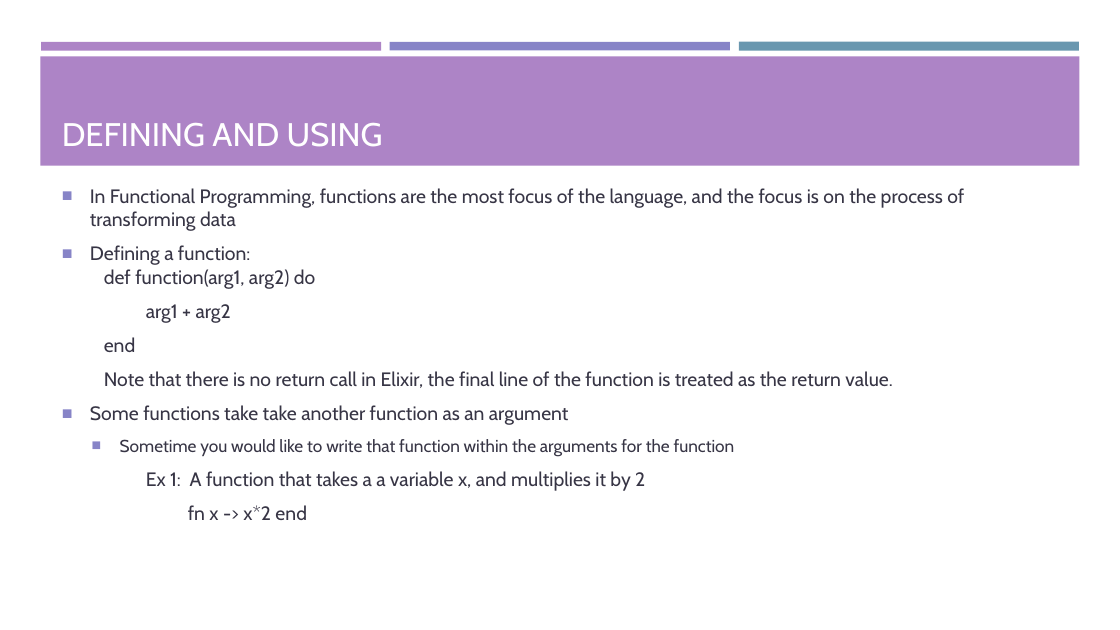
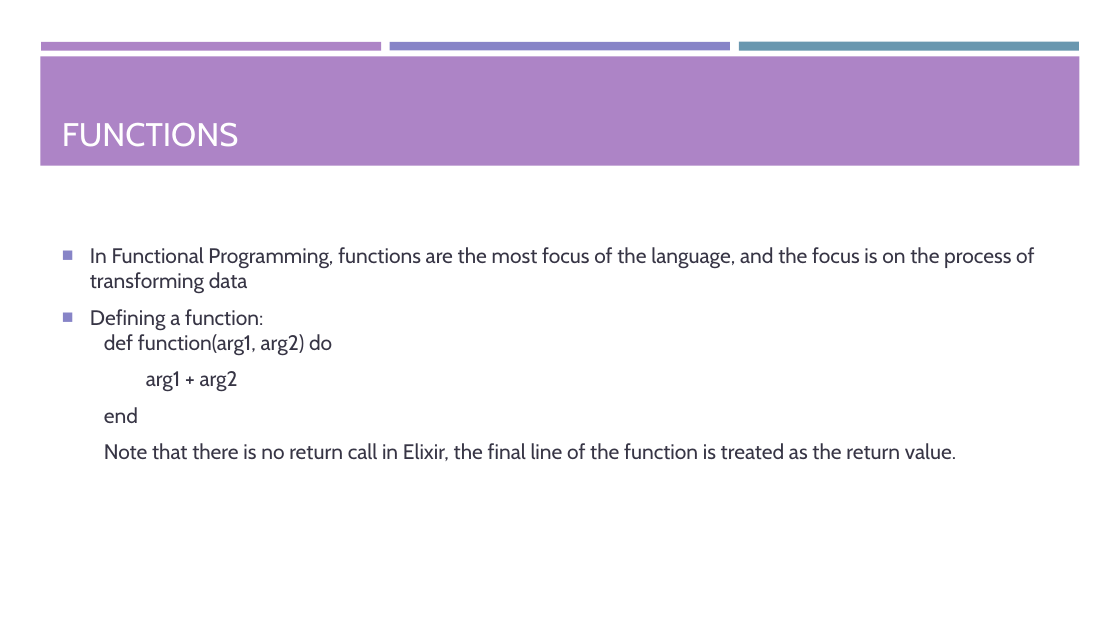
Before and after one commit to Tyl13/CS1645-Project, a slide deck: slide 5 of Presentation.pptx. Drawn at 1120x630 pixels with LibreOffice and Linux fonts; fonts in the diff are those of the drawing. Boxes give left, top, right and bottom in pixels: in the first picture for what was removed or moved away, otherwise in the second. Text is boxed around its words. In the diff, an @@ line names an element or a change of style, - is before the commit and + after.

```diff
--- a/Presentation.pptx
+++ b/Presentation.pptx
@@ title at (x1=62, y1=123, x2=239, y2=147): text changed @@
-DEFINING AND USING
+FUNCTIONS
@@ text "In Functional Programming, functions are ..." at (x1=90, y1=247, x2=1034, y2=461): size 16.6 to 18 pt @@
@@ text at (x1=90, y1=405, x2=735, y2=520): paragraphs removed @@
-■ Some functions take take another function as an argument
-  ■ Sometime you would like to write that function within the arguments for the function
-Ex 1: A function that takes a a variable x, and multiplies it by 2
-fn x -> x*2 end
```
Also in this commit, not shown: 5 other slides changed, 12 slides added, 1 slide removed.
